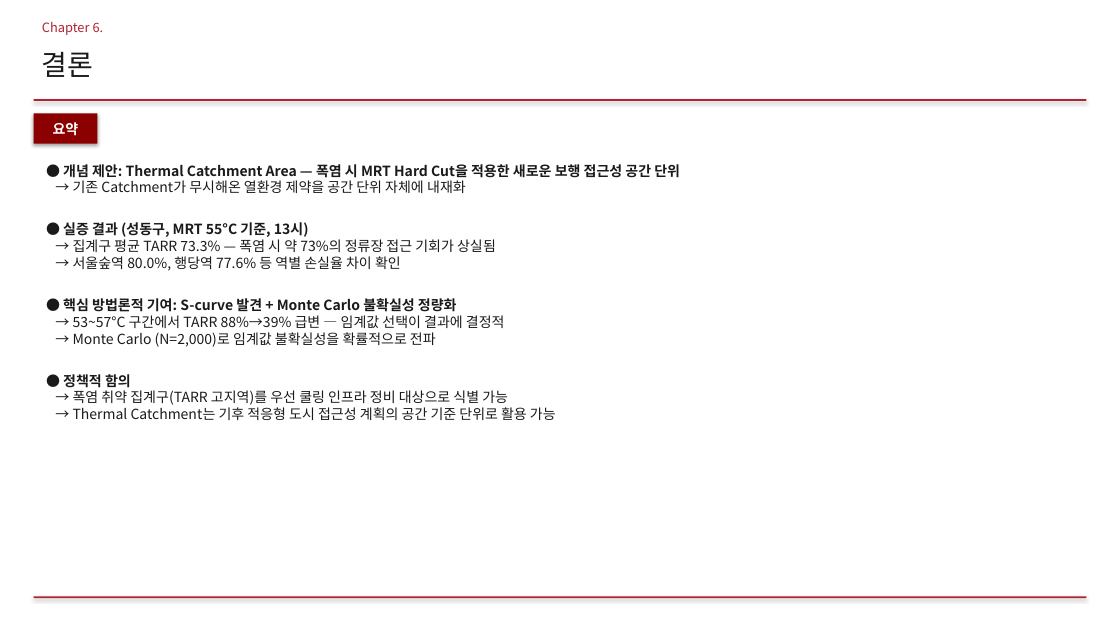
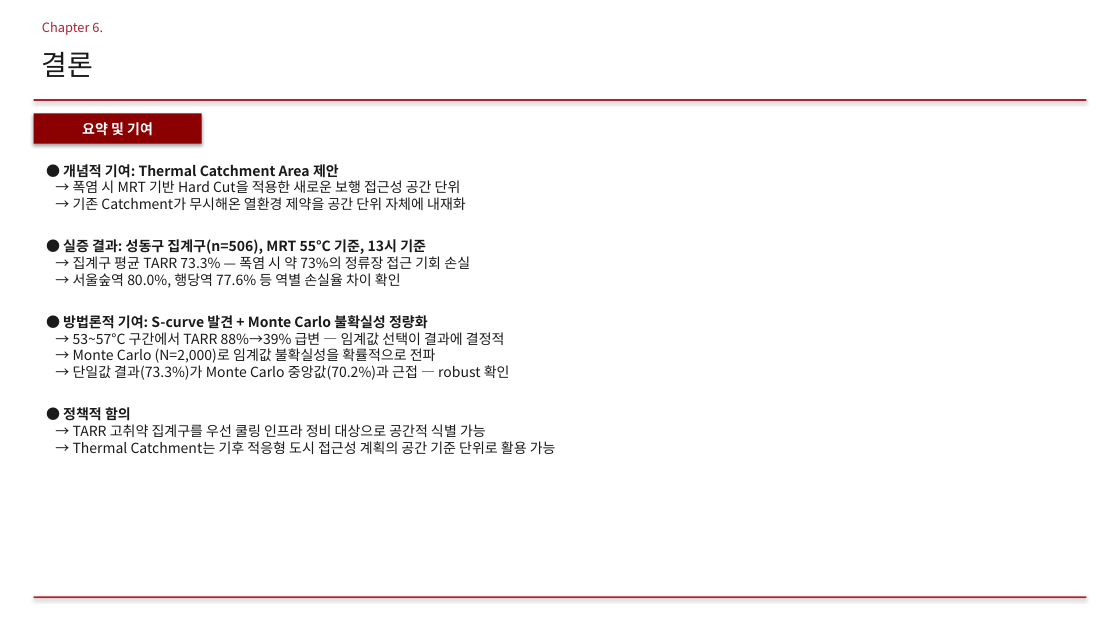
Before and after one commit to jinshingeo/Thermal_Catchment, a slide deck: slide 17 of writing/지도학회발표/2026-05-13_TAVI_학회발표.pptx. Drawn at 1120x630 pixels with LibreOffice and Linux fonts; fonts in the diff are those of the drawing. Boxes give left, top, right and bottom in pixels: in the first picture for what was removed or moved away, otherwise in the second. Text is boxed around its words. In the diff, an @@ line names an element or a change of style, - is before the commit and + after.

```diff
--- a/writing/지도학회발표/2026-05-13_TAVI_학회발표.pptx
+++ b/writing/지도학회발표/2026-05-13_TAVI_학회발표.pptx
@@ rectangle "요약 및 기여": place and size @@
-rectangle "요약 및 기여" at box(34, 113, 97, 144)
+rectangle "요약 및 기여" at box(34, 113, 202, 144)
@@ text in rectangle at box(82, 122, 153, 136): text changed @@
-요약
+요약 및 기여
@@ text at box(63, 164, 461, 193): text changed; bold off @@
-● 개념 제안: Thermal Catchment Area — 폭염 시 MRT Hard Cut을 적용한 새로운 보행 접근성 공간 단위
+● 개념적 기여: Thermal Catchment Area 제안
+→ 폭염 시 MRT 기반 Hard Cut을 적용한 새로운 보행 접근성 공간 단위
@@ text at box(63, 239, 470, 269): text changed; bold on @@
-● 실증 결과 (성동구, MRT 55°C 기준, 13시)
-→ 집계구 평균 TARR 73.3% — 폭염 시 약 73%의 정류장 접근 기회가 상실됨
+● 실증 결과: 성동구 집계구(n=506), MRT 55°C 기준, 13시 기준
+→ 집계구 평균 TARR 73.3% — 폭염 시 약 73%의 정류장 접근 기회 손실
@@ text at box(63, 315, 428, 329): text changed @@
-● 핵심 방법론적 기여: S-curve 발견 + Monte Carlo 불확실성 정량화
+● 방법론적 기여: S-curve 발견 + Monte Carlo 불확실성 정량화
@@ text at box(73, 365, 510, 380): paragraph added @@
+→ 단일값 결과(73.3%)가 Monte Carlo 중앙값(70.2%)과 근접 — robust 확인
@@ text at box(73, 424, 486, 437): text changed @@
-→ 폭염 취약 집계구(TARR 고지역)를 우선 쿨링 인프라 정비 대상으로 식별 가능
+→ TARR 고취약 집계구를 우선 쿨링 인프라 정비 대상으로 공간적 식별 가능
```
Also in this commit, not shown: 16 other slides changed, 1 other file.
